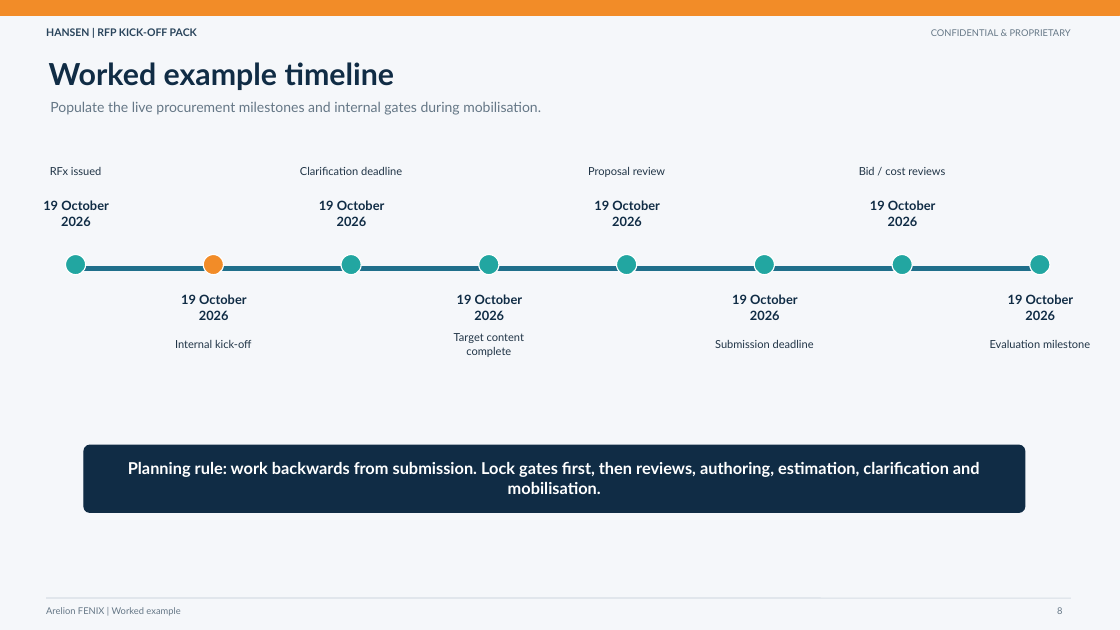
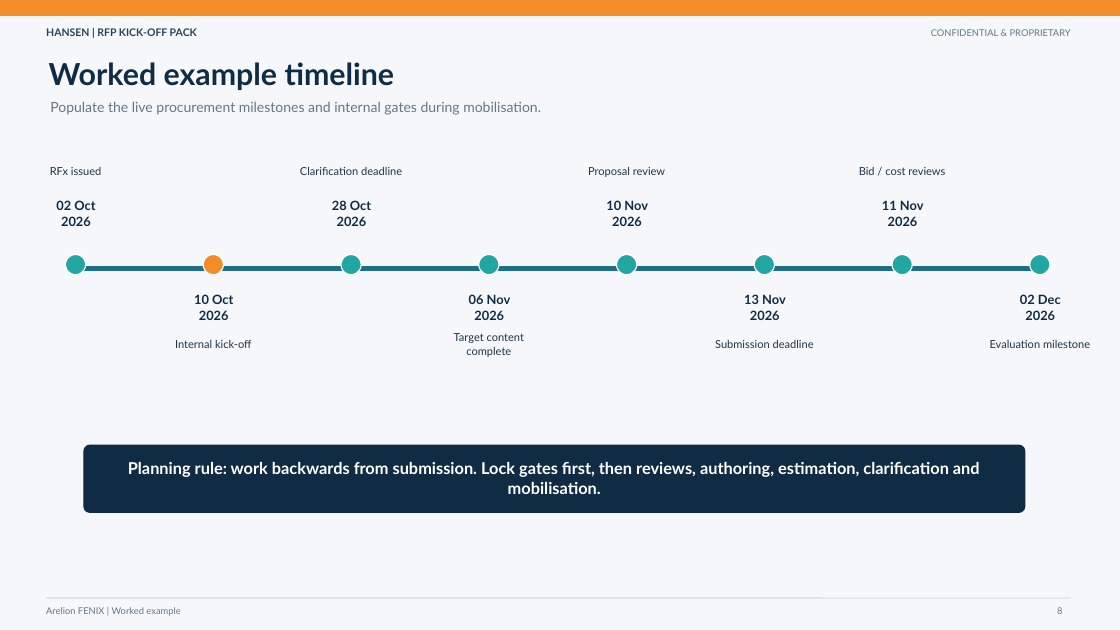
Before and after one commit to sbirchall01-creator/telco-rfp-command-center, a slide deck: slide 8 of public/downloads/Vodaria_RFx_Kickoff_Pack.pptx. Drawn at 1120x630 pixels with LibreOffice and Linux fonts; fonts in the diff are those of the drawing. Boxes give left, top, right and bottom in pixels: in the first picture for what was removed or moved away, otherwise in the second. Text is boxed around its words. In the diff, an @@ line names an element or a change of style, - is before the commit and + after.

```diff
--- a/public/downloads/Vodaria_RFx_Kickoff_Pack.pptx
+++ b/public/downloads/Vodaria_RFx_Kickoff_Pack.pptx
@@ text at (56,200,95,226): text changed @@
-19 October 2026
+02 Oct 2026
@@ text at (332,200,371,226): text changed @@
-19 October 2026
+28 Oct 2026
@@ text at (606,200,648,226): text changed @@
-19 October 2026
+10 Nov 2026
@@ text at (882,200,924,226): text changed @@
-19 October 2026
+11 Nov 2026
@@ text at (194,294,233,320): text changed @@
-19 October 2026
+10 Oct 2026
@@ text at (469,294,511,320): text changed @@
-19 October 2026
+06 Nov 2026
@@ text at (744,294,786,320): text changed @@
-19 October 2026
+13 Nov 2026
@@ text at (1020,294,1061,320): text changed @@
-19 October 2026
+02 Dec 2026
```
Also in this commit, not shown: 2 other slides changed, 2 other files.
